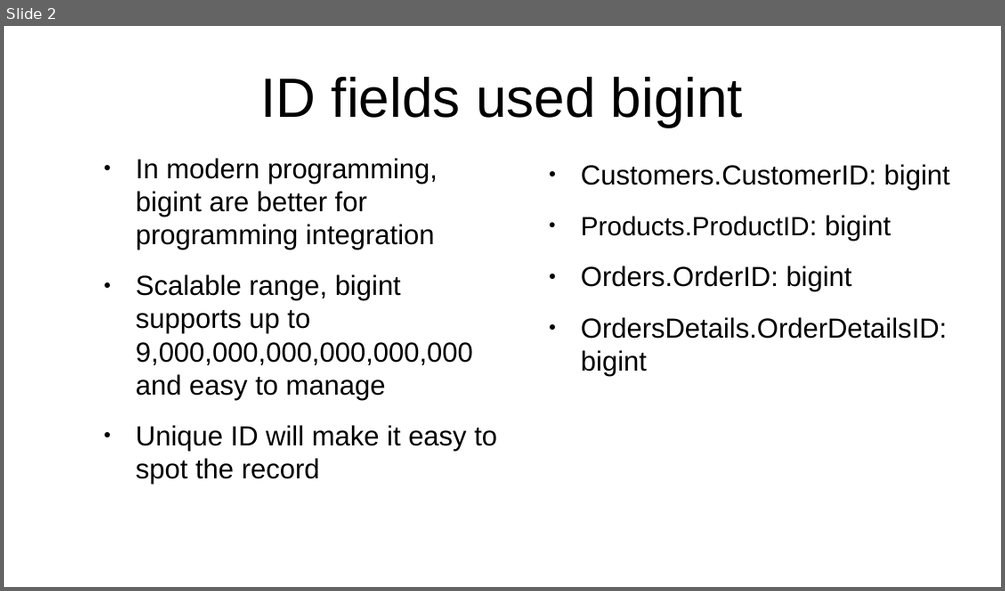
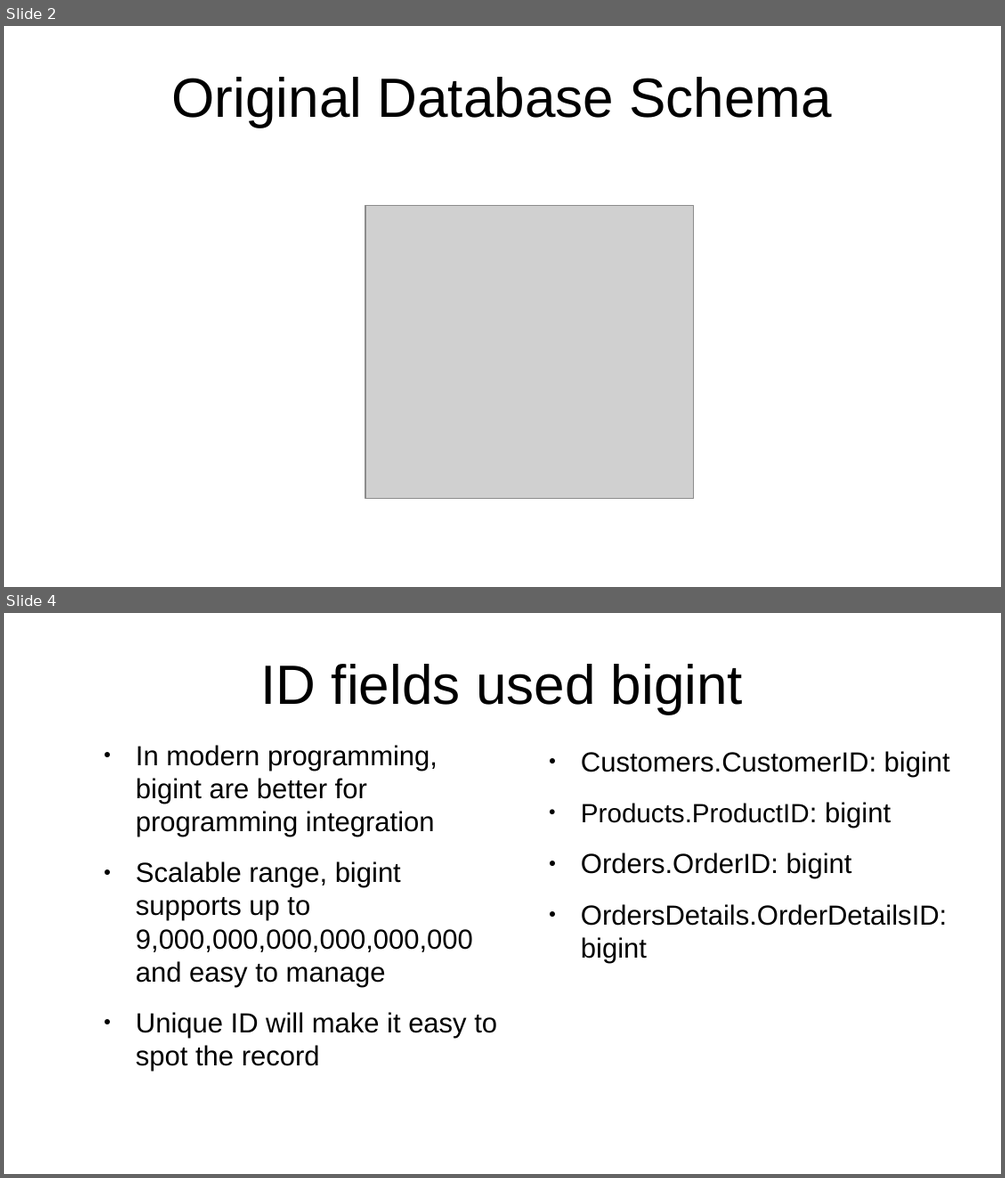
Before and after one commit to philchan2008/customerOrderDatabase, a slide deck: Presentation.odp. Shown one above the other, each under a label of ours: slide 2 before the commit, slides 2 and 4 after it; the slides between them are not shown. The pictures are 1005x591 and 1005x1178 pixels, drawn with LibreOffice and Linux fonts; fonts in the diff are those of the drawing; grey boxes stand for pictures. Boxes give left, top, right and bottom in pixels: in the first picture for what was removed or moved away, otherwise in the second. Text is boxed around its words. In the diff, an @@ line names an element or a change of style, - is before the commit and + after.

Commit message:
+ add the original database information * updated Presentation.odp

```diff
--- a/Presentation.odp
+++ b/Presentation.odp
@@ slide 2 added at (4,26,1001,587), background #FFFFFF @@
@@ title added at (172,77,832,127), 44 pt, text #000000 @@
+Original Database Schema
@@ picture added at (366,206,694,499) @@
@@ what was slide 2 is now slide 4 @@
```
Also in this commit, not shown: 1 slide changed, 2 other slides added, 2 other files.
